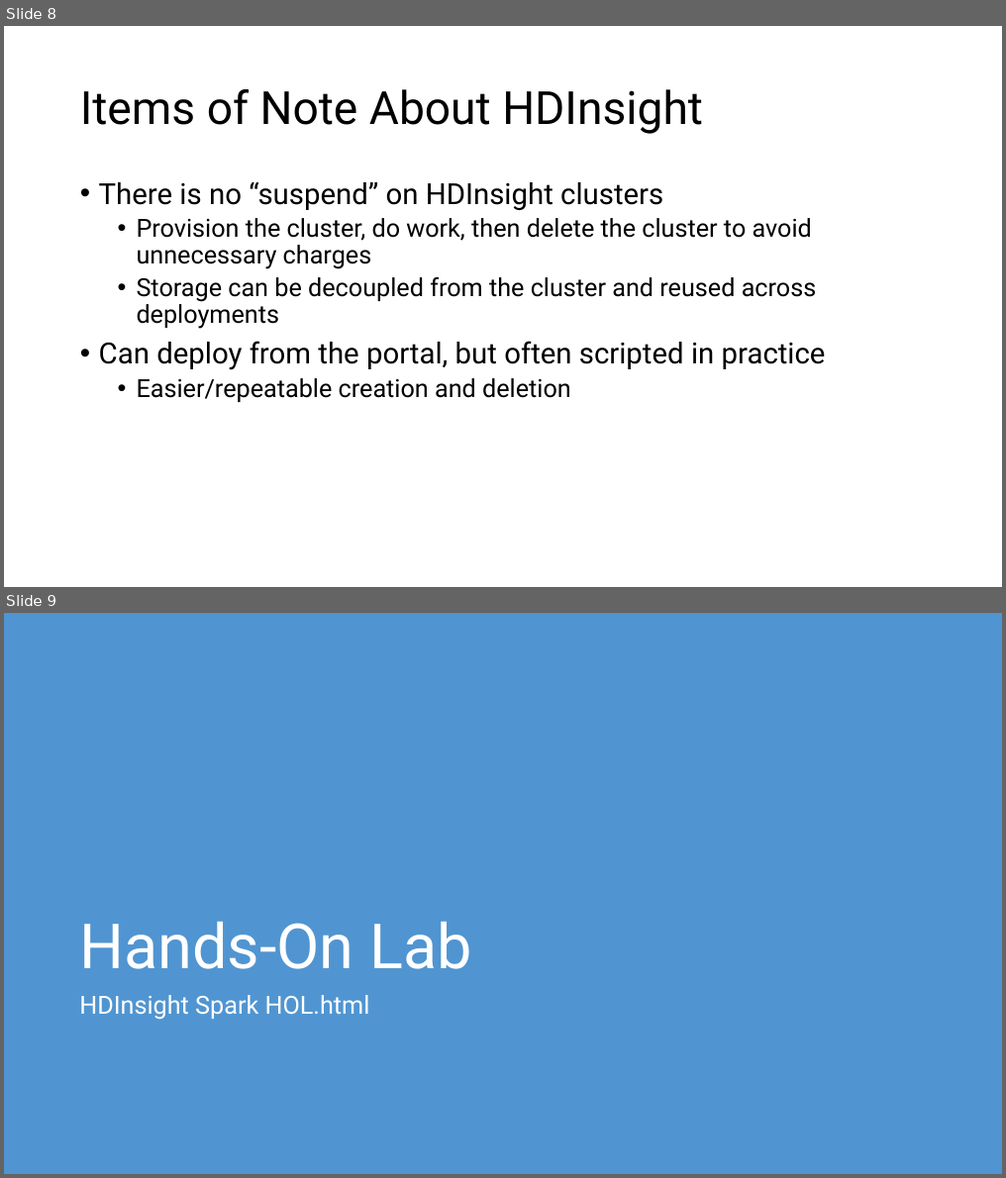
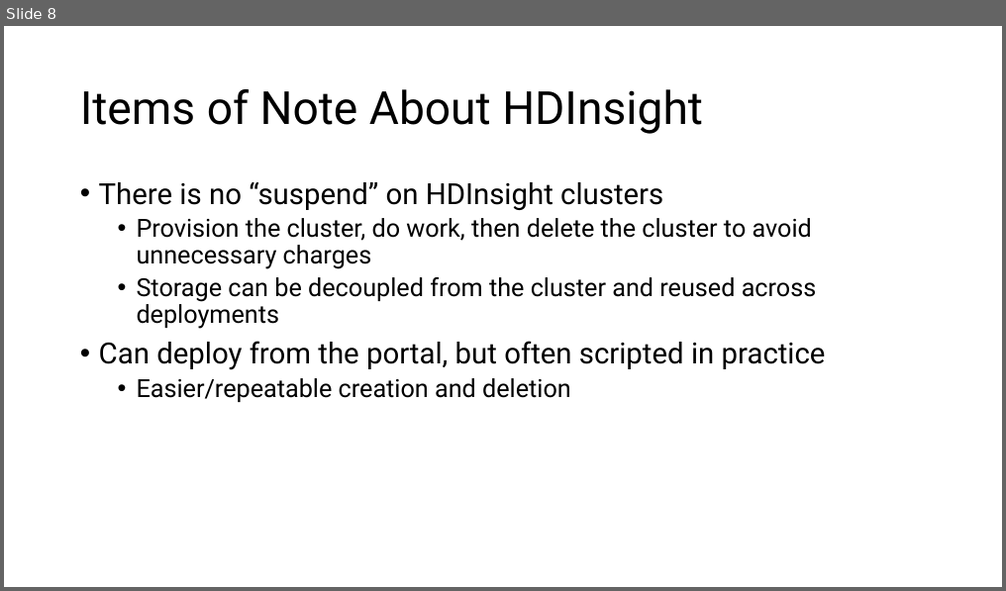
Before and after one commit to wi5nia/TechnicalCommunityContent, a slide deck: Big Data and Analytics/Azure HDInsight/Azure HDInsight.pptx. Shown one above the other, each under a label of ours: slides 8 and 9 before the commit, slide 8 after it. The pictures are 1006x1178 and 1006x591 pixels, drawn with LibreOffice and Linux fonts; fonts in the diff are those of the drawing. Boxes give left, top, right and bottom in pixels: in the first picture for what was removed or moved away, otherwise in the second. Text is boxed around its words. In the diff, an @@ line names an element or a change of style, - is before the commit and + after.

```diff
--- a/Big Data and Analytics/Azure HDInsight/Azure HDInsight.pptx
+++ b/Big Data and Analytics/Azure HDInsight/Azure HDInsight.pptx
@@ slide 9 removed at bbox=[4, 613, 1002, 1174], background #5095D1 @@
@@ title removed at bbox=[79, 921, 471, 969] @@
-Hands-On Lab
@@ text removed at bbox=[79, 995, 370, 1020] @@
-HDInsight Spark HOL.html
```
Also in this commit, not shown: 4 other files.
